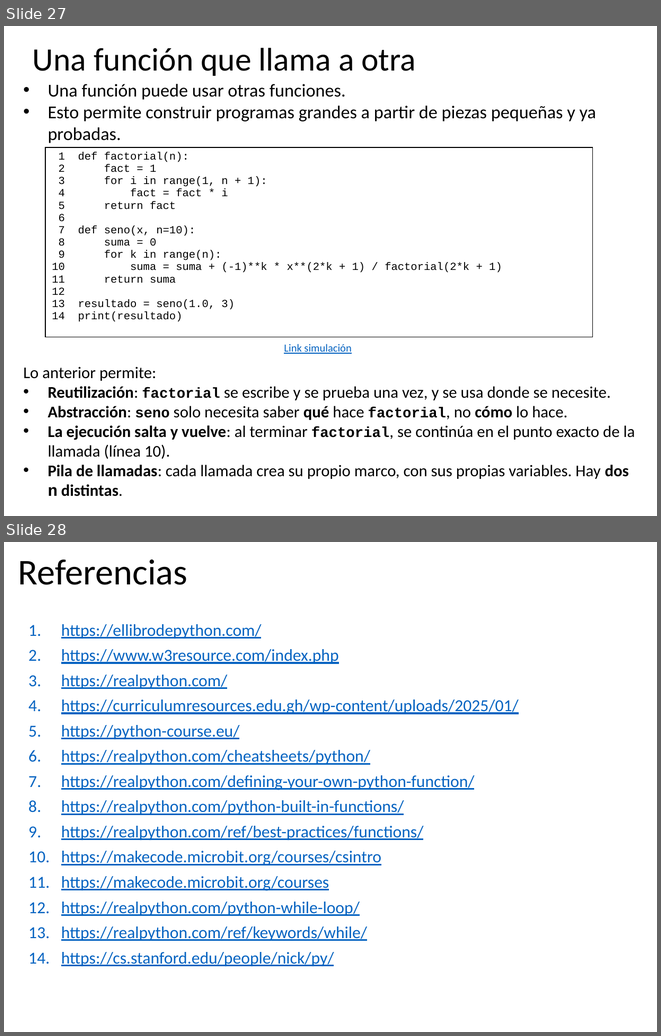
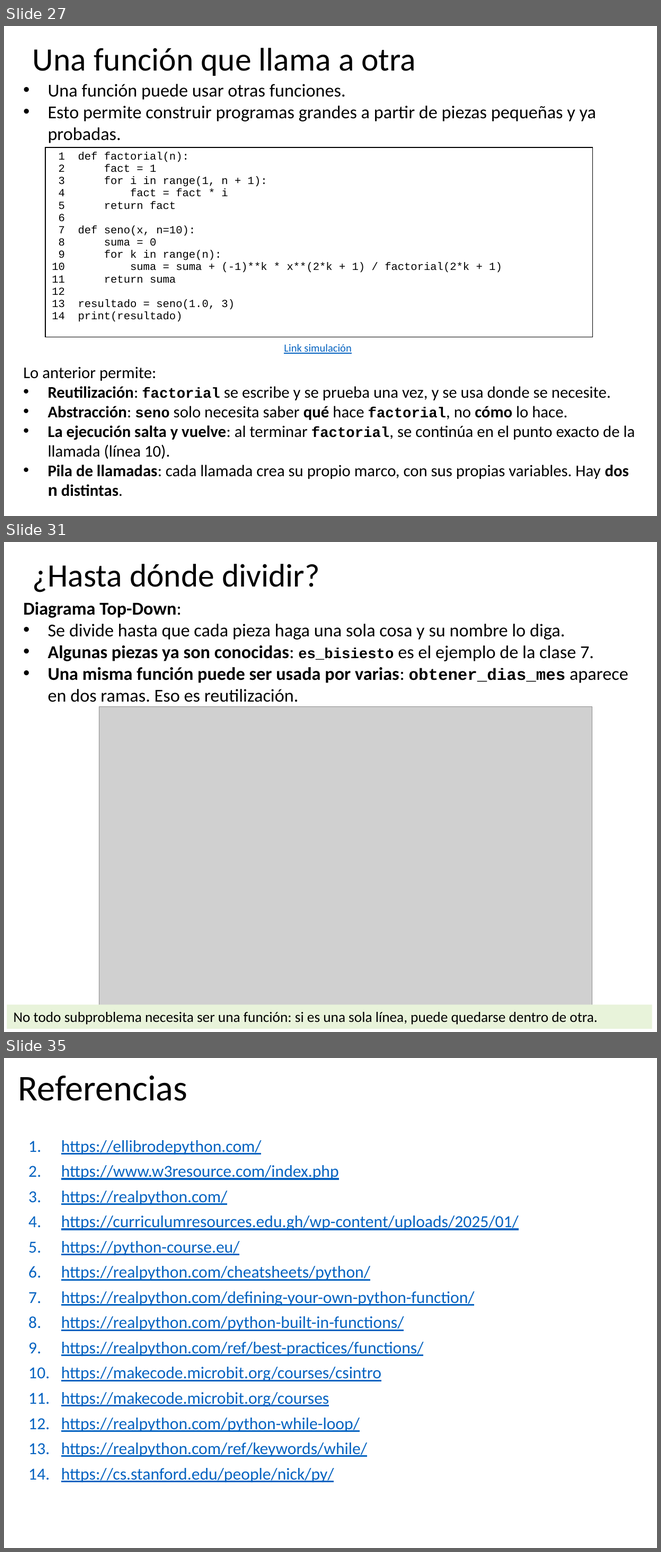
Before and after one commit to algoritmos-UdeA/logica1-20262, a slide deck: clases/10/teoria/clase-10.pptx. Shown one above the other, each under a label of ours: slides 27 and 28 before the commit, slides 27, 31 and 35 after it; the slides between them are not shown. The pictures are 661x1036 and 661x1552 pixels, drawn with LibreOffice and Linux fonts; fonts in the diff are those of the drawing; grey boxes stand for pictures. Boxes give left, top, right and bottom in pixels: in the first picture for what was removed or moved away, otherwise in the second. Text is boxed around its words. In the diff, an @@ line names an element or a change of style, - is before the commit and + after.

```diff
--- a/clases/10/teoria/clase-10.pptx
+++ b/clases/10/teoria/clase-10.pptx
@@ slide 31 added at (4, 542, 657, 1032), background #FFFFFF @@
@@ title added at (33, 564, 320, 592), 36 pt, text #000000 @@
+¿Hasta dónde dividir?
@@ text added at (23, 602, 628, 702), 20 pt, text #000000 @@
+Diagrama Top-Down:
+• Se divide hasta que cada pieza haga una sola cosa y su nombre lo diga.
+• Algunas piezas ya son conocidas: es_bisiesto es el ejemplo de la clase 7.
+• Una misma función puede ser usada por varias: obtener_dias_mes aparece en dos ramas. Eso es reutilización.
@@ picture added at (99, 706, 592, 1007) @@
@@ rectangle added at (7, 1004, 652, 1029), fill #E8F3DA, 16 pt, text #000000 @@
+No todo subproblema necesita ser una función: si es una sola línea, puede quedarse dentro de otra.
@@ what was slide 28 is now slide 35 @@
```
Also in this commit, not shown: 6 other slides added.
